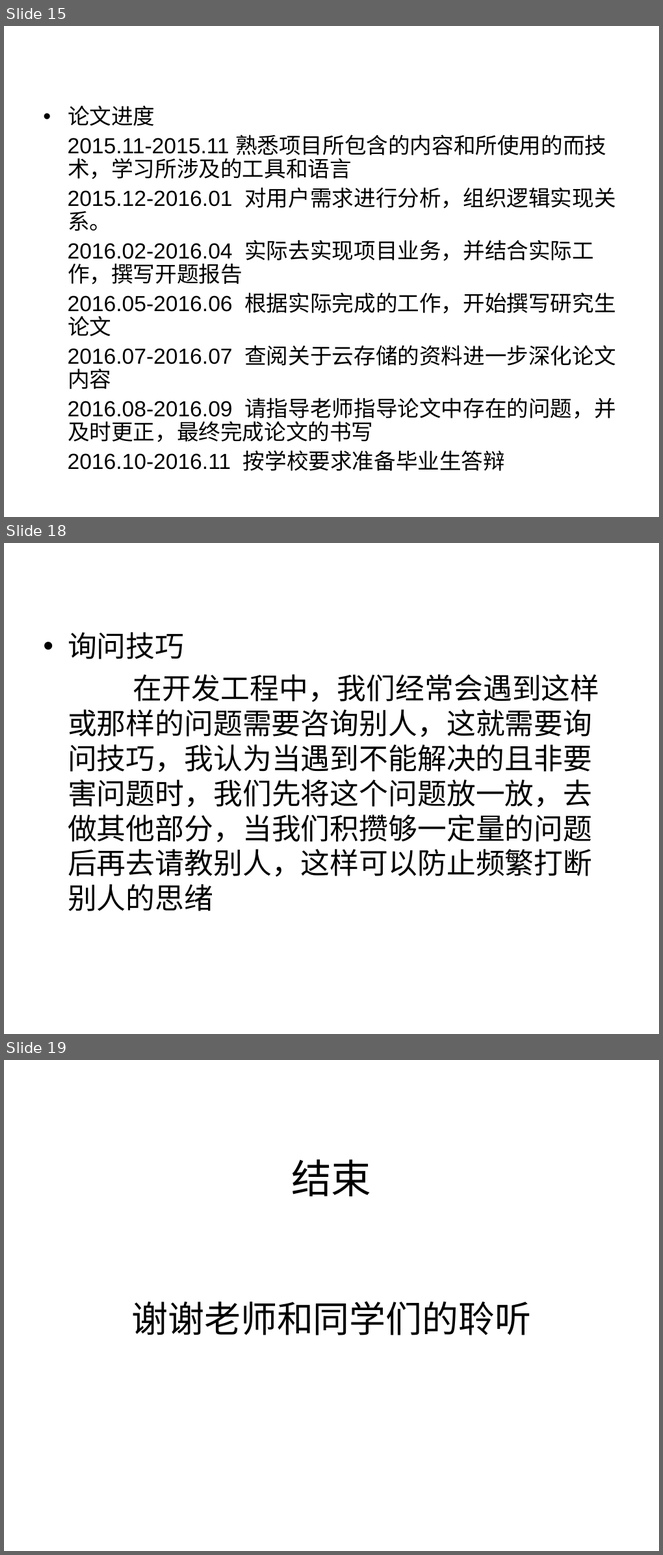
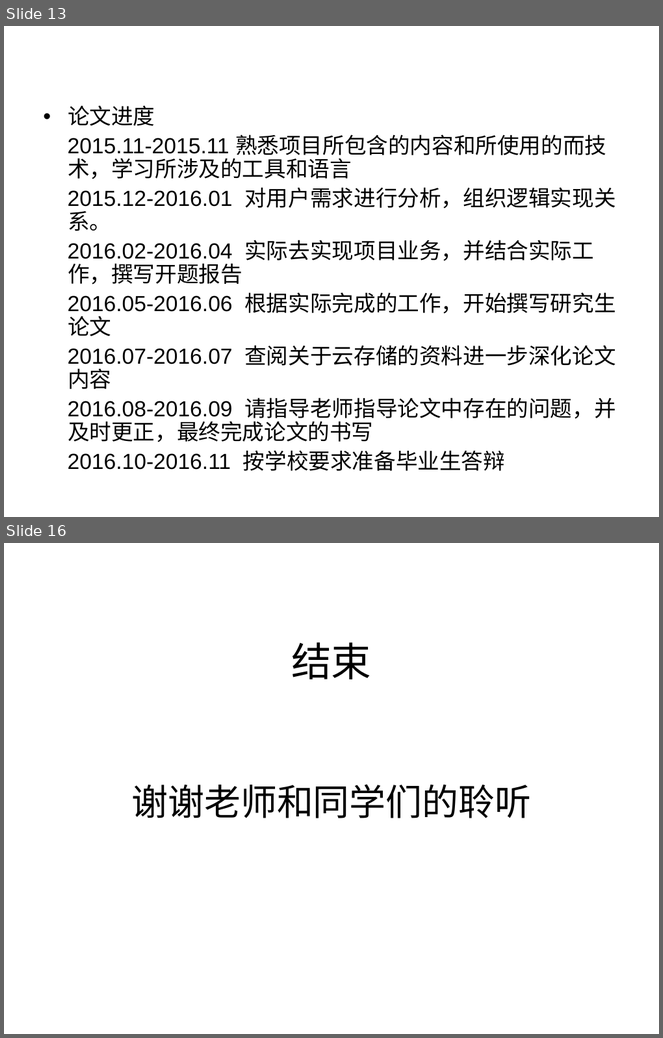
Before and after one commit to liaoliaoanxiao/mediumRepy, a slide deck: 中期答辩.ppt. Shown one above the other, each under a label of ours: slides 15, 18 and 19 before the commit, slides 13 and 16 after it; the slides between them are not shown. The pictures are 663x1555 and 663x1038 pixels, drawn with LibreOffice and Linux fonts; fonts in the diff are those of the drawing; background and template pictures are left out. Boxes give left, top, right and bottom in pixels: in the first picture for what was removed or moved away, otherwise in the second. Text is boxed around its words. In the diff, an @@ line names an element or a change of style, - is before the commit and + after.

```diff
--- a/中期答辩.ppt
+++ b/中期答辩.ppt
@@ slide 18 removed at [4,543,659,1034], background picture (left out) @@
@@ text removed at [68,632,600,912] @@
-• 询问技巧
-在开发工程中，我们经常会遇到这样或那样的问题需要咨询别人，这就需要询问技巧，我认为当遇到不能解决的且非要害问题时，我们先将这个问题放一放，去做其他部分，当我们积攒够一定量的问题后再去请教别人，这样可以防止频繁打断别人的思绪
@@ what was slide 15 is now slide 13 @@
@@ what was slide 19 is now slide 16 @@
```
Also in this commit, not shown: 5 slides changed, 1 slide added, 3 other slides removed, 1 other file.
